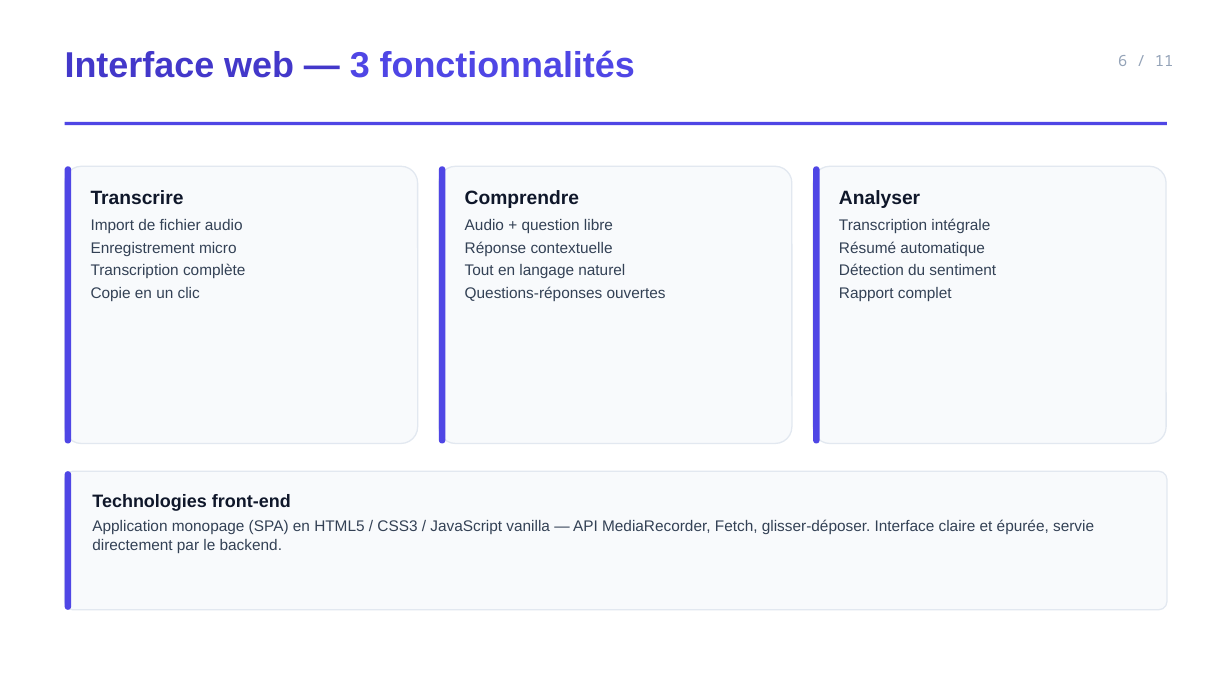
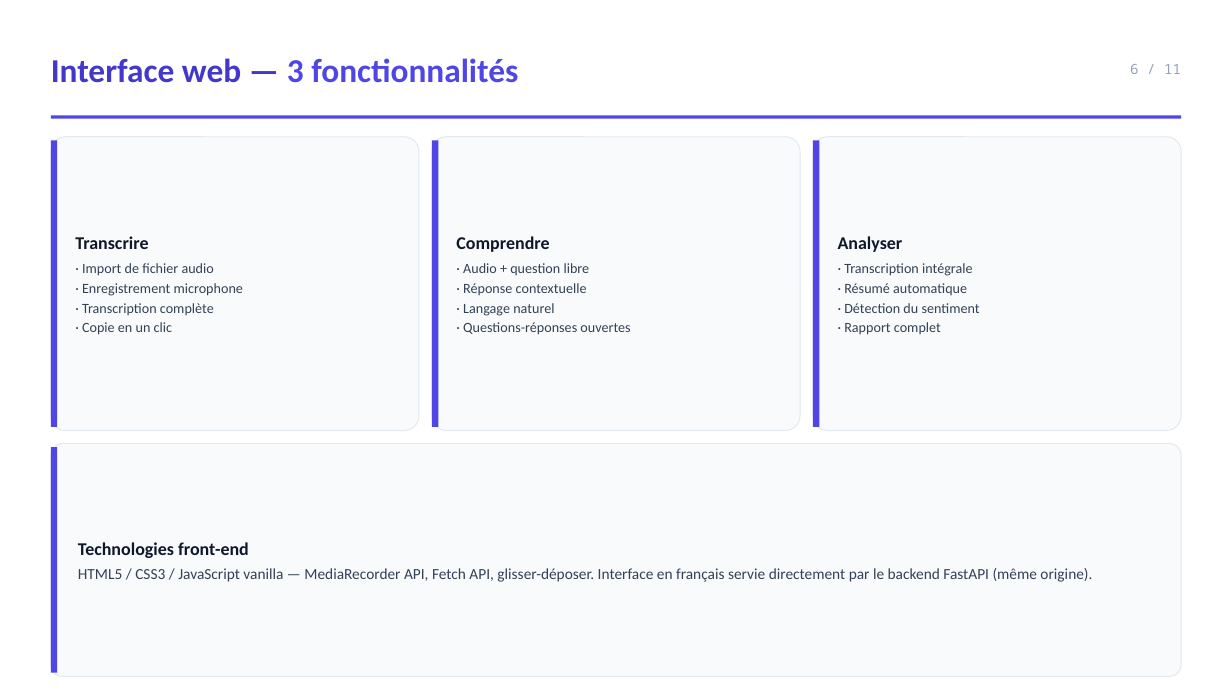
Before and after one commit to mouadelhaddad/Tasnim, a slide deck: slide 6 of presentation/presentation.pptx. Drawn at 1232x693 pixels with LibreOffice and Linux fonts; fonts in the diff are those of the drawing. Boxes give left, top, right and bottom in pixels: in the first picture for what was removed or moved away, otherwise in the second. Text is boxed around its words. In the diff, an @@ line names an element or a change of style, - is before the commit and + after.

```diff
--- a/presentation/presentation.pptx
+++ b/presentation/presentation.pptx
@@ text "Interface web — 3 fonctionnalités": place and size @@
-text "Interface web — 3 fonctionnalités" at box(65, 50, 635, 78)
+text "Interface web — 3 fonctionnalités" at box(51, 58, 518, 83)
@@ text "Interface web — 3 fonctionnalités" at box(51, 58, 518, 83): size 28 to 26 pt, font Arial to Calibri; vertical alignment top to middle @@
@@ text "6 / 11": place and size @@
-text "6 / 11" at box(1118, 55, 1173, 66)
+text "6 / 11" at box(1130, 64, 1181, 74)
@@ text "6 / 11" at box(1130, 64, 1181, 74): size 12 to 11 pt; vertical alignment top to middle @@
@@ rectangle: place and size @@
-rectangle at box(65, 122, 1167, 125)
+rectangle at box(51, 116, 1181, 118)
@@ rounded rectangle: place and size @@
-rounded rectangle at box(65, 166, 418, 444)
+rounded rectangle at box(51, 137, 419, 431)
@@ rectangle: place and size @@
-rectangle at box(65, 166, 71, 444)
+rectangle at box(51, 140, 57, 427)
@@ text "Transcrire": place and size @@
-text "Transcrire" at box(91, 190, 245, 301)
+text "Transcrire" at box(75, 236, 243, 335)
@@ rounded rectangle: place and size @@
-rounded rectangle at box(439, 166, 792, 444)
+rounded rectangle at box(432, 137, 799, 431)
@@ rectangle: place and size @@
-rectangle at box(439, 166, 445, 444)
+rectangle at box(432, 140, 438, 427)
@@ text "Comprendre": place and size @@
-text "Comprendre" at box(465, 190, 666, 301)
+text "Comprendre" at box(456, 236, 630, 335)
@@ rounded rectangle: place and size @@
-rounded rectangle at box(813, 166, 1166, 444)
+rounded rectangle at box(813, 137, 1181, 431)
@@ rectangle: place and size @@
-rectangle at box(813, 166, 820, 444)
+rectangle at box(813, 140, 820, 427)
@@ text "Analyser": place and size @@
-text "Analyser" at box(839, 190, 996, 301)
+text "Analyser" at box(838, 236, 980, 335)
@@ text at box(75, 236, 148, 249): size 15 to 14 pt, font Arial to Calibri in "Transcrire"; less space between paragraphs @@
@@ text at box(456, 236, 549, 252): size 15 to 14 pt, font Arial to Calibri in "Comprendre"; less space between paragraphs @@
@@ text at box(838, 236, 903, 252): size 15 to 14 pt, font Arial to Calibri in "Analyser"; less space between paragraphs @@
@@ text at box(82, 263, 243, 335): text changed; size 12 to 11 pt; font Arial to Calibri @@
-Import de fichier audio
-Enregistrement micro
-Transcription complète
-Copie en un clic
+· Import de fichier audio
+· Enregistrement microphone
+· Transcription complète
+· Copie en un clic
@@ text at box(463, 263, 630, 335): text changed; size 12 to 11 pt; font Arial to Calibri @@
-Audio + question libre
-Réponse contextuelle
-Tout en langage naturel
-Questions-réponses ouvertes
+· Audio + question libre
+· Réponse contextuelle
+· Langage naturel
+· Questions-réponses ouvertes
@@ text at box(844, 263, 980, 335): text changed; size 12 to 11 pt; font Arial to Calibri @@
-Transcription intégrale
-Résumé automatique
-Détection du sentiment
-Rapport complet
+· Transcription intégrale
+· Résumé automatique
+· Détection du sentiment
+· Rapport complet
@@ outline #E2E8F0 1 pt to #E2E8F0 0.75 pt; proportions changed in 4 elements at box(432, 137, 799, 431), box(51, 137, 419, 431), box(813, 137, 1181, 431), box(51, 444, 1181, 677) @@
@@ rounded rectangle: place and size @@
-rounded rectangle at box(65, 471, 1167, 610)
+rounded rectangle at box(51, 444, 1181, 677)
@@ rounded rectangle to rectangle in 4 elements at box(813, 140, 820, 427), box(432, 140, 438, 427), box(51, 140, 57, 427), box(51, 447, 57, 673) @@
@@ rectangle: place and size @@
-rectangle at box(65, 471, 71, 610)
+rectangle at box(51, 447, 57, 673)
@@ vertical alignment top to middle in 4 elements at box(838, 236, 980, 335), box(75, 236, 243, 335), box(456, 236, 630, 335), box(78, 542, 1092, 582) @@
@@ text "Technologies front-end": place and size @@
-text "Technologies front-end" at box(92, 494, 1094, 553)
+text "Technologies front-end" at box(78, 542, 1092, 582)
@@ text at box(78, 568, 1092, 582): text changed; font Arial to Calibri @@
-Application monopage (SPA) en HTML5 / CSS3 / JavaScript vanilla — API MediaRecorder, Fetch, glisser-déposer. Interface claire et épurée, servie directement par le backend.
+HTML5 / CSS3 / JavaScript vanilla — MediaRecorder API, Fetch API, glisser-déposer. Interface en français servie directement par le backend FastAPI (même origine).
@@ text at box(78, 542, 249, 558): font Arial to Calibri in "Technologies front-end"; more space between paragraphs @@
```
Also in this commit, not shown: 10 other slides changed, 1 other file.
